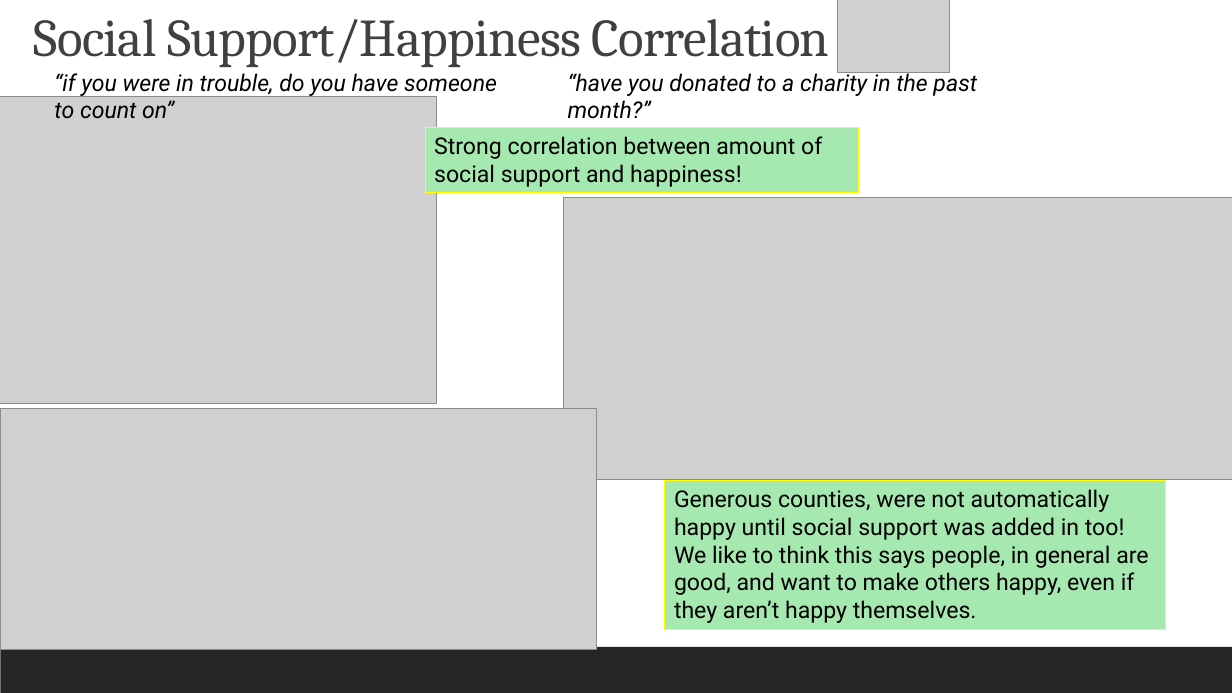
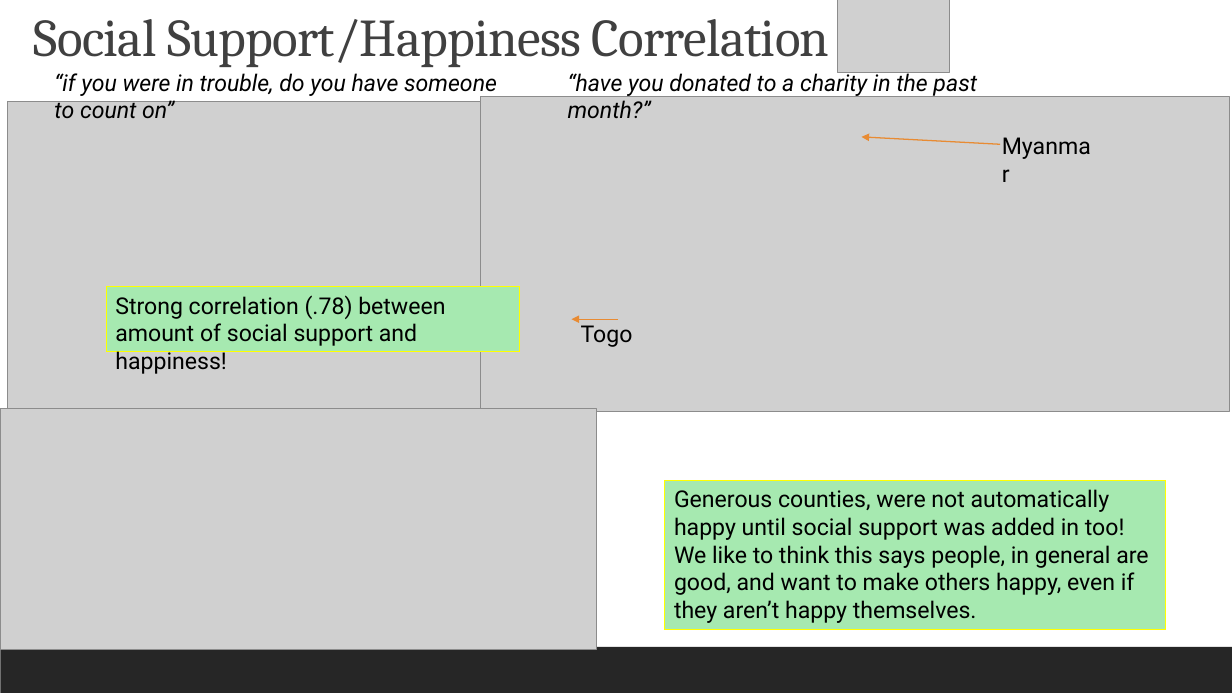
Before and after one commit to reginesgit/Factors-Contributing-to-a-Countrys-Happiness, a slide deck: slide 12 of Anaconda_Results_Presentation.pptx. Drawn at 1232x693 pixels with LibreOffice and Linux fonts; fonts in the diff are those of the drawing; grey boxes stand for pictures. Boxes give left, top, right and bottom in pixels: in the first picture for what was removed or moved away, otherwise in the second. Text is boxed around its words. In the diff, an @@ line names an element or a change of style, - is before the commit and + after.

```diff
--- a/Anaconda_Results_Presentation.pptx
+++ b/Anaconda_Results_Presentation.pptx
@@ picture: place and size @@
-picture at box(0, 96, 437, 404)
+picture at box(7, 102, 481, 409)
@@ picture: place and size @@
-picture at box(564, 198, 1232, 481)
+picture at box(481, 96, 1229, 411)
@@ arrow added from (1000, 144) to (861, 137), #E88B33 1 pt @@
@@ text added at box(993, 127, 1101, 164), 18 pt, text #000000 @@
+Myanmar
@@ rectangle "Strong correlation (.78) between amount ...": place and size @@
-rectangle "Strong correlation (.78) between amount ..." at box(425, 127, 859, 192)
+rectangle "Strong correlation (.78) between amount ..." at box(106, 287, 519, 352)
@@ text in rectangle at box(115, 295, 445, 346): text changed @@
-Strong correlation between amount of social support and happiness!
+Strong correlation (.78) between amount of social support and happiness!
@@ arrow added from (618, 319) to (571, 319), #E88B33 1 pt @@
@@ text added at box(581, 325, 633, 347), 18 pt, text #000000 @@
+Togo
```
Also in this commit, not shown: 7 other slides changed, 1 slide added, 1 slide removed, 2 other files.
